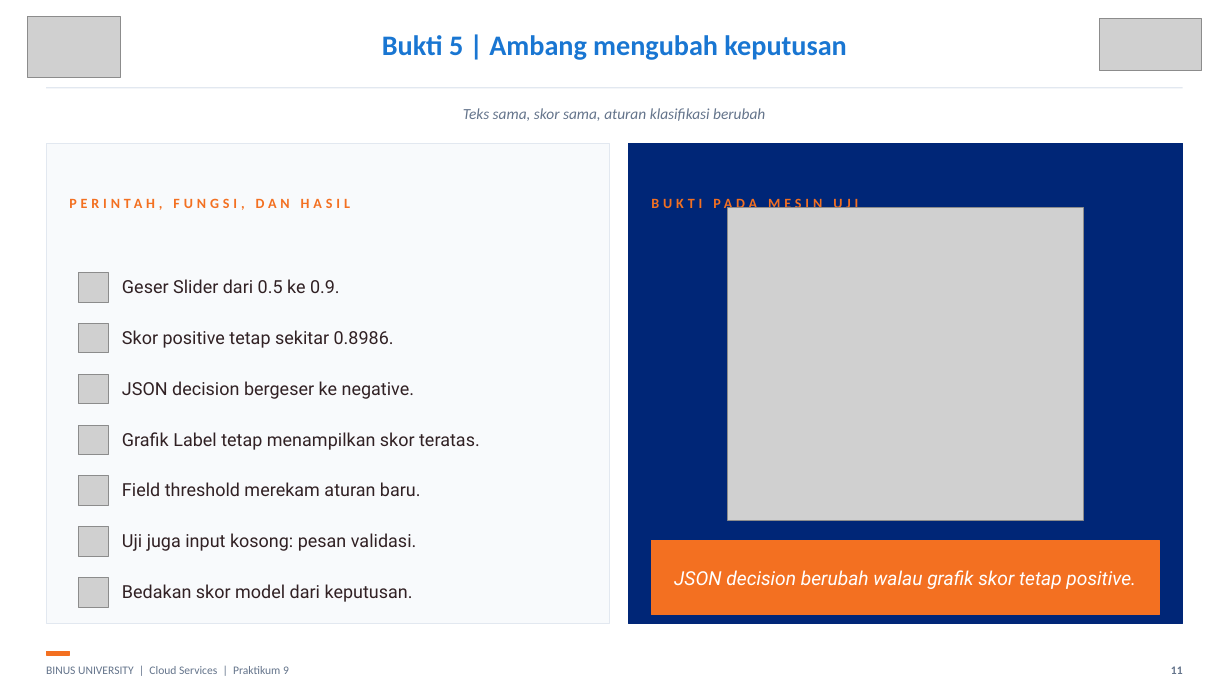
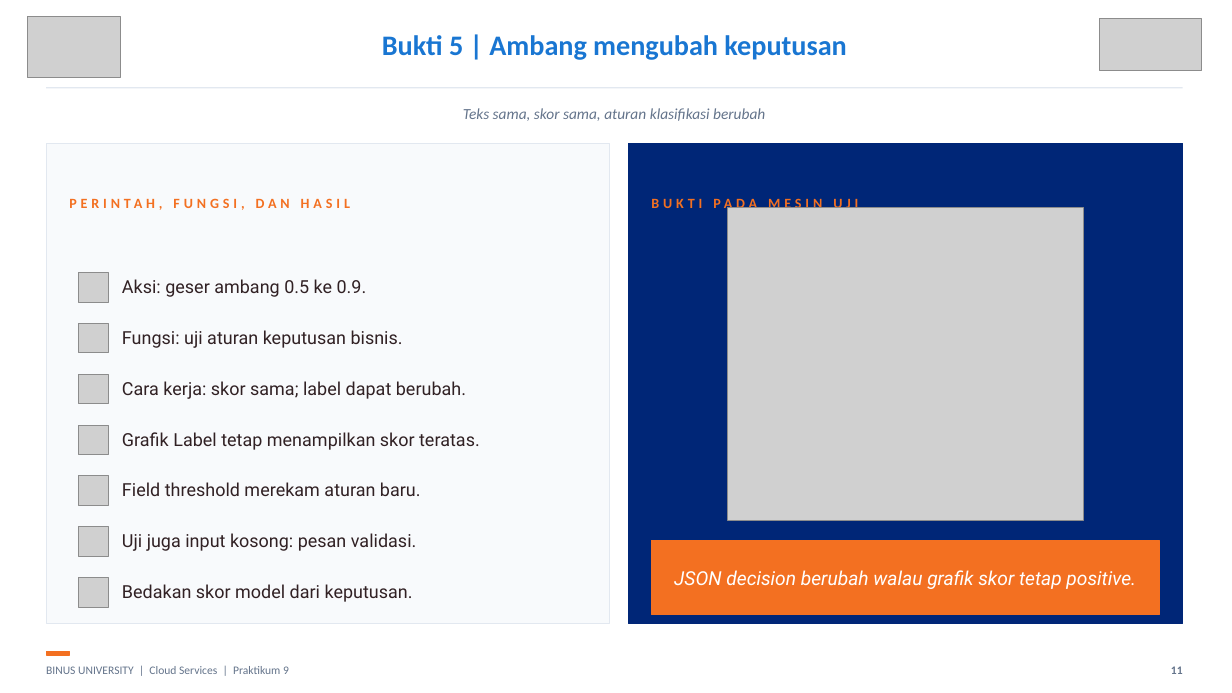
Before and after one commit to SeedFlora/meet9CloudService, a slide deck: slide 11 of slides/LAB09_Gradio_Sentiment_Bukti_Live.pptx. Drawn at 1232x693 pixels with LibreOffice and Linux fonts; fonts in the diff are those of the drawing; grey boxes stand for pictures. Boxes give left, top, right and bottom in pixels: in the first picture for what was removed or moved away, otherwise in the second. Text is boxed around its words. In the diff, an @@ line names an element or a change of style, - is before the commit and + after.

```diff
--- a/slides/LAB09_Gradio_Sentiment_Bukti_Live.pptx
+++ b/slides/LAB09_Gradio_Sentiment_Bukti_Live.pptx
@@ text at [122, 279, 367, 297]: text changed @@
-Geser Slider dari 0.5 ke 0.9.
+Aksi: geser ambang 0.5 ke 0.9.
@@ text at [122, 330, 403, 348]: text changed @@
-Skor positive tetap sekitar 0.8986.
+Fungsi: uji aturan keputusan bisnis.
@@ text at [122, 381, 466, 399]: text changed @@
-JSON decision bergeser ke negative.
+Cara kerja: skor sama; label dapat berubah.
```
Also in this commit, not shown: 6 other slides changed.
